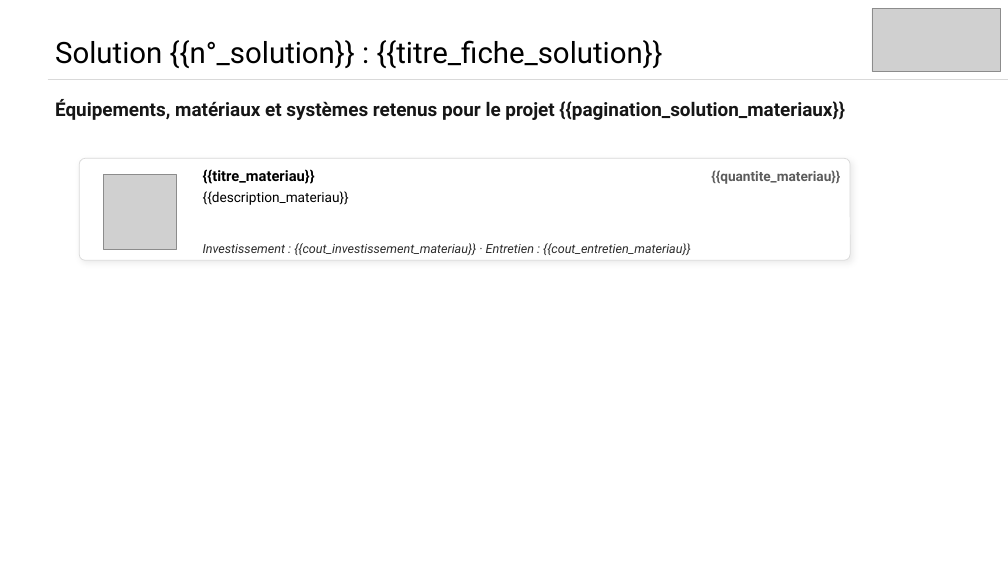
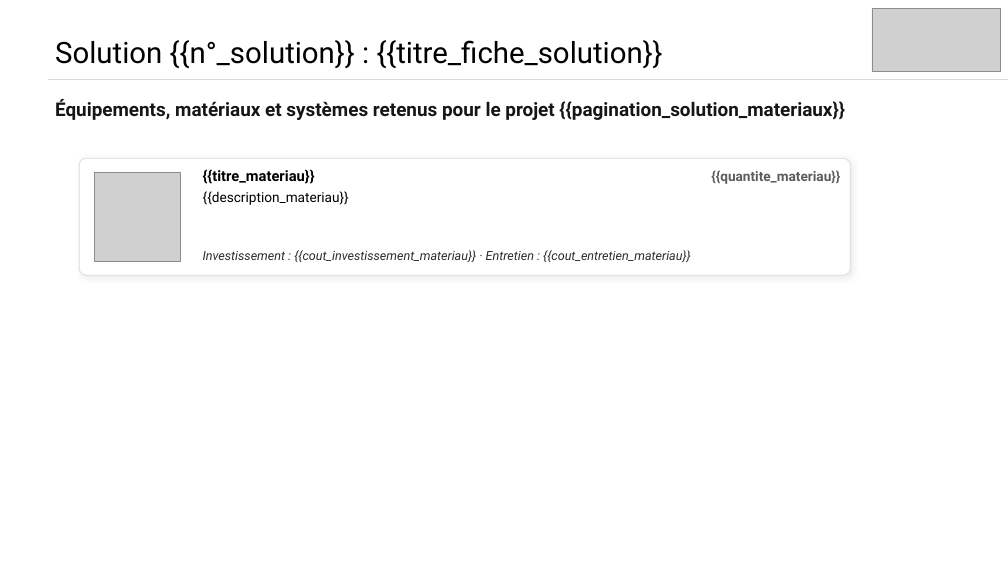
Before and after one commit to incubateur-ademe/plusfraichemaville-site, a slide deck: slide 4 of public/templates/template_synthese_projet.pptx. Drawn at 1008x567 pixels with LibreOffice and Linux fonts; fonts in the diff are those of the drawing; grey boxes stand for pictures. Boxes give left, top, right and bottom in pixels: in the first picture for what was removed or moved away, otherwise in the second. Text is boxed around its words. In the diff, an @@ line names an element or a change of style, - is before the commit and + after.

```diff
--- a/public/templates/template_synthese_projet.pptx
+++ b/public/templates/template_synthese_projet.pptx
@@ rounded rectangle: place and size @@
-rounded rectangle at (79,158,851,260)
+rounded rectangle at (79,158,851,275)
@@ picture: place and size @@
-picture at (104,175,176,250)
+picture at (94,172,180,262)
@@ text "Investissement : {{cout_investissement_materiau}} · Entretie ...": place and size @@
-text "Investissement : {{cout_investissement_materiau}} · Entretie ..." at (203,243,691,255)
+text "Investissement : {{cout_investissement_materiau}} · Entretie ..." at (203,250,691,262)
```
Also in this commit, not shown: 2 slides added.
